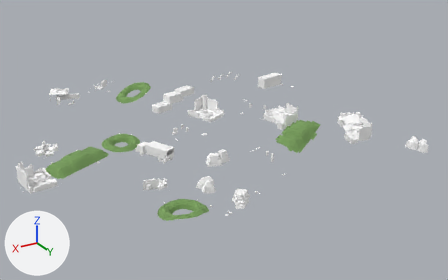
The glTF model assets/models/outdoor/outdoor_13.glb, before and after one commit.
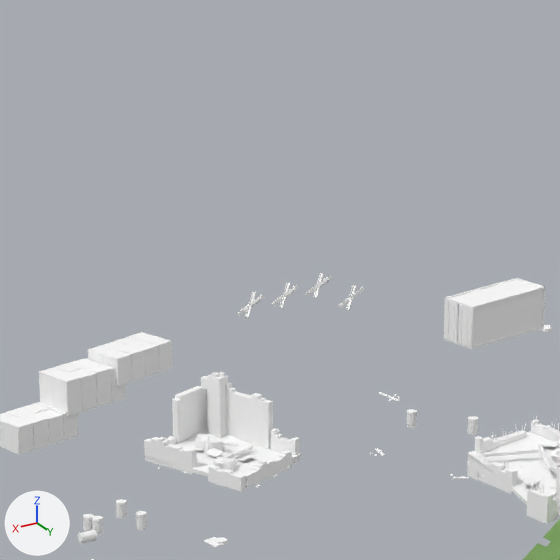
Old and new are each drawn whole from a 50 mm camera at (67.7, 125.5, 57.0) aimed at (-4.2, 5.8, -2.9) and again close up on the part from 34% to 64% of the width and 3% to 49% of the height. Lighting does not change. The marker at lower left points along +X, +Y and +Z. The older version's two pictures come first. Vertices at exactly the same position are counted once.

Before the edit, the objects in view are built like this:
```python
me_gas_station_town = bpy.data.meshes.new('gas_station_town')
me_gas_station_town.from_pydata(...)  # 12369 vertices, 18286 faces; spans x -40.3..46.3, y -40.7..42.7, z -1.9..9.2
# faces by material slot: [15842, 2444]
me_gas_station_town.materials.append(mat_kit_atlas)  # white #ffffff
me_gas_station_town.materials.append(mat_ground)  # picture img_kit_dbr_ground
ob_gas_station_town = bpy.data.objects.new('gas_station_town', me_gas_station_town)
ob_gas_station_town.location = (0.0, 0.0, 0.0)
```
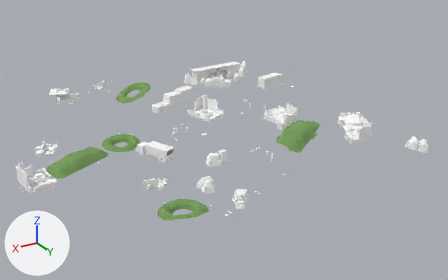
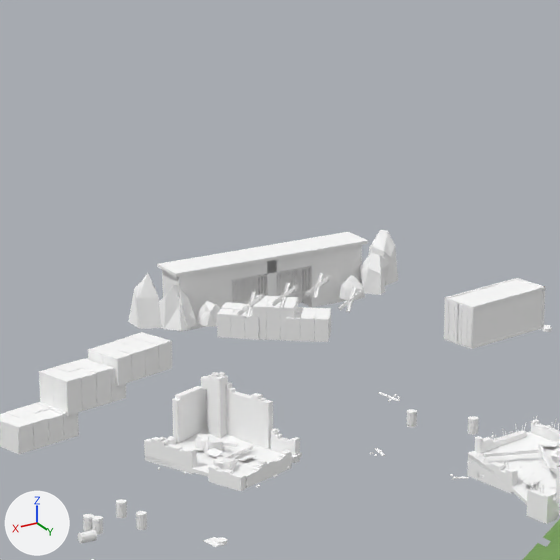
What differs and where, as boxes (x1, y1, x2, y2) in the close-ups (560 x 560 px; the box of a moved part takes in the faces that stretch with it):
'gas_station_town', reshaped
    before: (0, 273, 560, 560)
    after: (0, 230, 560, 560)
part 1 of me_gas_station_town, moved or reshaped
    before: (339, 288, 364, 309)
    after: (339, 290, 364, 311)
part 2 of me_gas_station_town, moved or reshaped
    before: (349, 286, 356, 311)
    after: (349, 288, 356, 313)
part 3 of me_gas_station_town, added
    after: (347, 288, 355, 312)
part 4 of me_gas_station_town, added
    after: (258, 260, 277, 296)
part 5 of me_gas_station_town, added
    after: (277, 267, 311, 274)
part 6 of me_gas_station_town, built on
    before: (338, 285, 363, 310)
    after: (128, 230, 398, 342)

The change, as a list of edits to the scene's bpy script:
```text
Change me_gas_station_town:
    used by ob_gas_station_town; location = (0.0, 0.0, 0.0)
    remove me_gas_station_town.from_pydata(...)  # 12369 vertices, 18286 faces; spans x -40.3..46.3, y -40.7..42.7, z -1.9..9.2
    add me_gas_station_town.from_pydata(...)  # 12913 vertices, 19078 faces; spans x -41.6..46.3, y -43.8..42.7, z -5.1..9.2
    me_gas_station_town part 1: the loose piece of 8 vertices spanning x -22.0..-20.3, y -16.1..-15.5, z 3.9..5.2 is moved by (0.0, 0.0, -0.1)
    me_gas_station_town part 2: the loose piece of 8 vertices spanning x -21.9..-20.6, y -16.4..-15.2, z 3.9..5.2 is moved by (0.0, 0.0, -0.1)
    me_gas_station_town part 3: the loose piece of 8 vertices spanning x -21.9..-20.5, y -16.5..-15.3, z 3.9..5.1 is copied, and the copy is moved by (0.0, 0.0, -0.1); it spans x -21.9..-20.5, y -16.5..-15.3, z 3.8..5.0
    me_gas_station_town part 4: a new loose piece, a box spanning x -30.35..-29.55, y -43.75..-41.15, z -5.07..-0.67, in mat_kit_atlas (white #ffffff)
    me_gas_station_town part 5: a new loose piece, a box spanning x -33.45..-30.35, y -41.4..-41.3, z -1.955..-1.875, in mat_kit_atlas (white #ffffff)
    me_gas_station_town part 6: 2 vertices moved within x -22.0..-20.4, y -16.2..-15.8, z 3.9..5.0; 29 vertices removed from x -22.0..-20.4, y -16.6..-15.3, z 3.9..5.2; 373 vertices added at x -41.6..-18.0, y -43.8..-15.4, z -5.1..5.0
    other edits to the shape of me_gas_station_town do not show in these pictures
```
